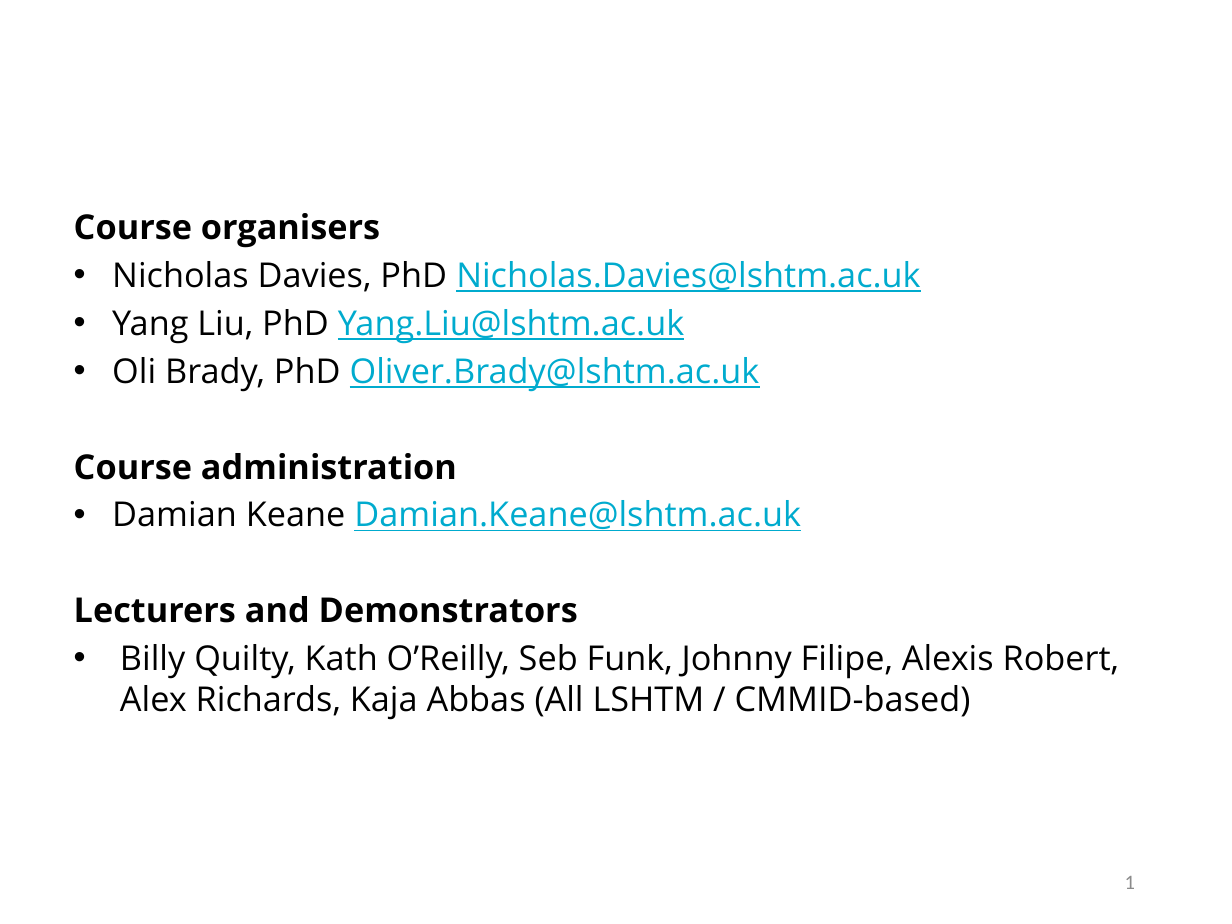
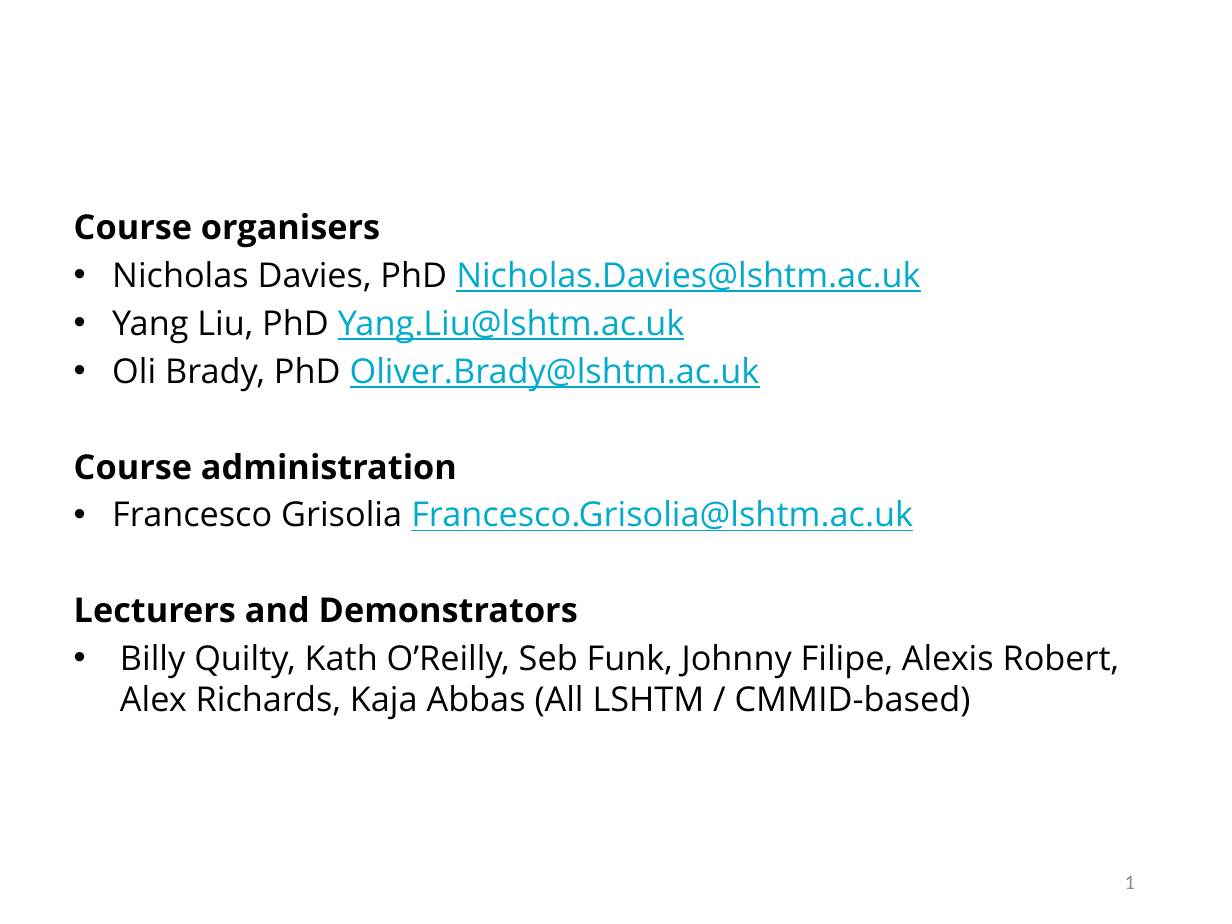
Before and after one commit to cmmid/mtm, a slide deck: slide 2 of slides/Lecture_01_Intro.pptx. Drawn at 1232x924 pixels with LibreOffice and Linux fonts; fonts in the diff are those of the drawing; background and template pictures are left out. Boxes give left, top, right and bottom in pixels: in the first picture for what was removed or moved away, otherwise in the second. Text is boxed around its words. In the diff, an @@ line names an element or a change of style, - is before the commit and + after.

```diff
--- a/slides/Lecture_01_Intro.pptx
+++ b/slides/Lecture_01_Intro.pptx
@@ text at (112,500,913,531): text changed @@
-• Damian Keane Damian.Keane@lshtm.ac.uk
+• Francesco Grisolia Francesco.Grisolia@lshtm.ac.uk
```
Also in this commit, not shown: 1 other slide changed, 38 other files.
